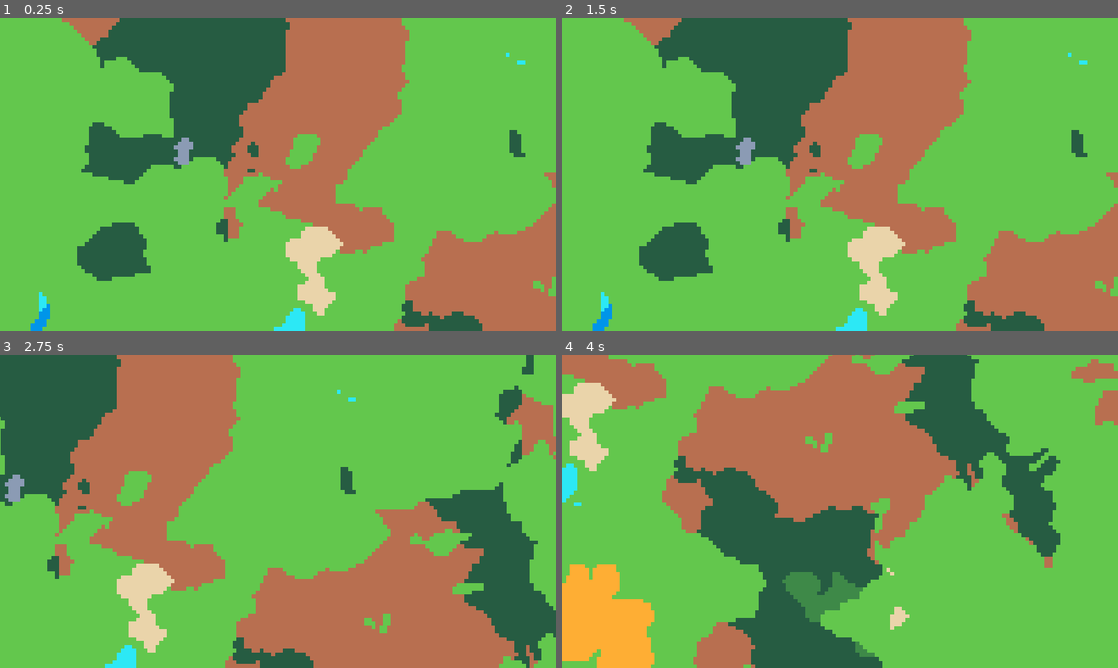
Above: before the commit, frames 1-4 (two rows, left to right).
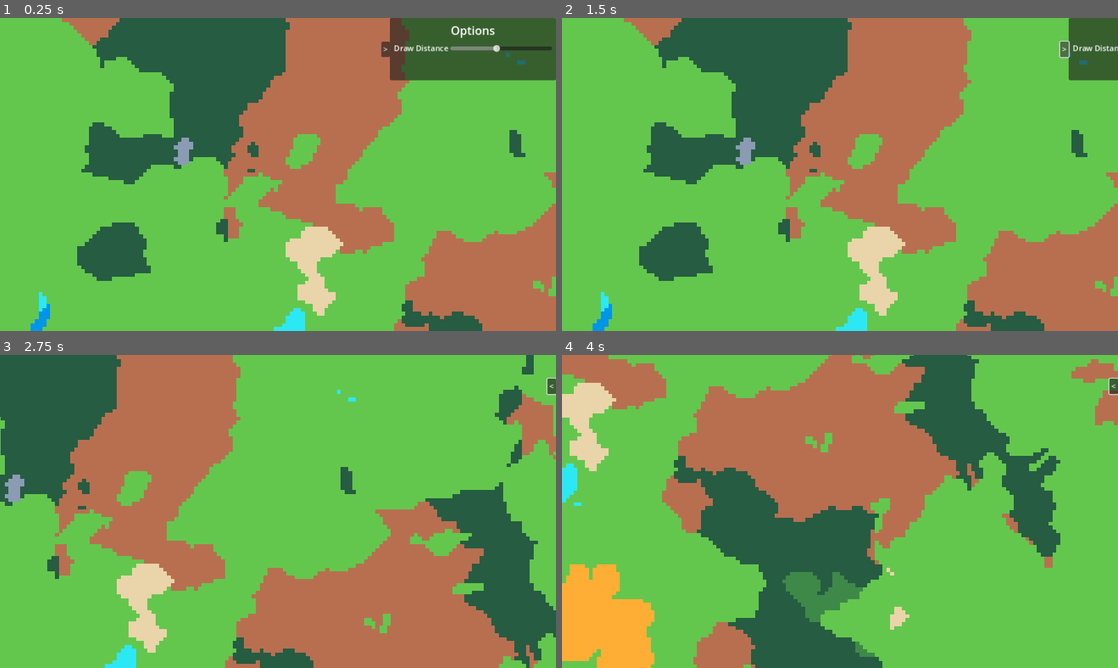
Above: after the commit, the same moments.

Repository: Nemesis-AS/godot-biomegen
Game: Godot game, scene res://scenes/game.tscn
Two runs of this game, one before a commit and one after it. Both use one fixed random seed, a clock stepped at 60 frames per second and the inputs below. Before the commit the project has no main scene; this scene is started directly in both runs.
Inputs (mouse positions are in pixels of both pictures, inside the frame that each line leads up to):
- Up to frame 1 (0.25 s): no input
- Up to frame 2 (1.5 s): click (945, 49) at 0.5 s, where only the run after the commit has a clickable ">"; click (1112, 49) at 1.25 s, where only the run after the commit has a clickable "<"
- Up to frame 3 (2.75 s): tap Enter at 2 s; move the mouse to (400, 495) at 2.02 s; hold D (move_right) from 2.03 s (still down); tap R at 2.1 s; click (400, 495) at 2.17 s
- Up to frame 4 (4 s): move the mouse to (728, 527) at 2.77 s; release D (move_right) at 2.78 s; hold S (move_down) 2.78-3.53 s; tap R at 2.85, 3.6 s; move the mouse to (895, 442) at 3.52 s; hold D (move_right) from 3.53 s (still down)

The runs differ from the first frame. In frame 1, 6.1% of the frame differs, in the area x 68-100%, y 0-20%; in frame 2, 1.9%; in frame 3, 0.1%; in frame 4, 0.1%.

Commit message:
Added HUD

Diff:
--- /dev/null
+++ b/godot/objects/HUD.gd
@@ -0,0 +1,39 @@
+extends CanvasLayer
+
+@export var map: TileMap
+
+var hud_visible: bool = true
+
+@onready var panel: Panel = $Panel
+@onready var menuToggleBtn: Button = $Panel/Button
+@onready var distSlider: HSlider = $Panel/MarginContainer/VBoxContainer/HBoxContainer/HSlider
+
+func _ready() -> void:
+	if not map:
+		push_warning("No Tilemap Selected\nDisabling HUD!")
+		toggle_visibility()
+		return
+
+	distSlider.value = map.view_distance
+	menuToggleBtn.connect("pressed", _on_menuToggleBtn_pressed)
+	distSlider.connect("value_changed", _on_distSlider_input)
+
+func toggle_visibility() -> void:
+	if hud_visible:
+		var tween = get_tree().create_tween()
+		menuToggleBtn.text = "<"
+		tween.tween_property(panel, "position:x", 1152, 0.5).set_trans(Tween.TRANS_SINE)
+	else:
+		var tween = get_tree().create_tween()
+		menuToggleBtn.text = ">"
+		tween.tween_property(panel, "position:x", 808, 0.5).set_trans(Tween.TRANS_SINE)
+
+	hud_visible = !hud_visible
+
+func _on_menuToggleBtn_pressed() -> void:
+	toggle_visibility()
+
+func _on_distSlider_input(value: float) -> void:
+	var v: int = int(value)
+	map.view_distance = v
+	map.generate_world(map.CAMERA.get_target_position())
--- a/godot/project.godot
+++ b/godot/project.godot
@@ -11,6 +11,7 @@
 [application]
 
 config/name="ProcGen"
+run/main_scene="res://scenes/game.tscn"
 config/features=PackedStringArray("4.2", "Forward Plus")
 config/icon="res://icon.svg"
 
--- a/godot/scenes/game.tscn
+++ b/godot/scenes/game.tscn
@@ -1,8 +1,9 @@
-[gd_scene load_steps=8 format=3 uid="uid://0gyj0k07me4g"]
+[gd_scene load_steps=7 format=3 uid="uid://0gyj0k07me4g"]
 
 [ext_resource type="Texture2D" uid="uid://cxijs5bcr404w" path="res://assets/tileset/Map.png" id="1_ns7un"]
 [ext_resource type="Script" path="res://objects/Generator.gd" id="2_p0dkr"]
 [ext_resource type="Script" path="res://objects/CameraController.gd" id="4_cyn8a"]
+[ext_resource type="Script" path="res://objects/HUD.gd" id="4_po520"]
 
 [sub_resource type="TileSetAtlasSource" id="TileSetAtlasSource_i6cnt"]
 texture = ExtResource("1_ns7un")
@@ -17,19 +18,9 @@
 7:0/0 = 0
 8:0/0 = 0
 
-[sub_resource type="CompressedTexture2D" id="CompressedTexture2D_lrv2q"]
-
-[sub_resource type="TileSetAtlasSource" id="TileSetAtlasSource_2516o"]
-texture = SubResource("CompressedTexture2D_lrv2q")
-texture_region_size = Vector2i(8, 8)
-0:0/0 = 0
-2:0/0 = 0
-4:0/0 = 0
-
 [sub_resource type="TileSet" id="TileSet_md5om"]
 tile_size = Vector2i(8, 8)
 sources/0 = SubResource("TileSetAtlasSource_i6cnt")
-sources/1 = SubResource("TileSetAtlasSource_2516o")
 
 [node name="Game" type="Node2D"]
 
@@ -42,3 +33,65 @@
 [node name="Camera2D" type="Camera2D" parent="."]
 position = Vector2(576, 324)
 script = ExtResource("4_cyn8a")
+
+[node name="HUD" type="CanvasLayer" parent="." node_paths=PackedStringArray("map")]
+script = ExtResource("4_po520")
+map = NodePath("../TileMap")
+
+[node name="Panel" type="Panel" parent="HUD"]
+anchors_preset = 1
+anchor_left = 1.0
+anchor_right = 1.0
+offset_left = -344.0
+offset_bottom = 129.0
+grow_horizontal = 0
+
+[node name="MarginContainer" type="MarginContainer" parent="HUD/Panel"]
+layout_mode = 1
+anchors_preset = 15
+anchor_right = 1.0
+anchor_bottom = 1.0
+grow_horizontal = 2
+grow_vertical = 2
+theme_override_constants/margin_left = 8
+theme_override_constants/margin_top = 8
+theme_override_constants/margin_right = 8
+theme_override_constants/margin_bottom = 8
+
+[node name="VBoxContainer" type="VBoxContainer" parent="HUD/Panel/MarginContainer"]
+layout_mode = 2
+theme_override_constants/separation = 8
+
+[node name="Options" type="Label" parent="HUD/Panel/MarginContainer/VBoxContainer"]
+layout_mode = 2
+theme_override_font_sizes/font_size = 24
+text = "Options"
+horizontal_alignment = 1
+vertical_alignment = 1
+
+[node name="HBoxContainer" type="HBoxContainer" parent="HUD/Panel/MarginContainer/VBoxContainer"]
+layout_mode = 2
+
+[node name="Label" type="Label" parent="HUD/Panel/MarginContainer/VBoxContainer/HBoxContainer"]
+layout_mode = 2
+text = "Draw Distance"
+
+[node name="HSlider" type="HSlider" parent="HUD/Panel/MarginContainer/VBoxContainer/HBoxContainer"]
+layout_mode = 2
+size_flags_horizontal = 3
+size_flags_vertical = 1
+min_value = 2.0
+max_value = 24.0
+value = 12.0
+rounded = true
+
+[node name="Button" type="Button" parent="HUD/Panel"]
+layout_mode = 1
+anchors_preset = 4
+anchor_top = 0.5
+anchor_bottom = 0.5
+offset_left = -18.0
+offset_top = -15.0
+offset_bottom = 16.0
+grow_vertical = 2
+text = ">"
